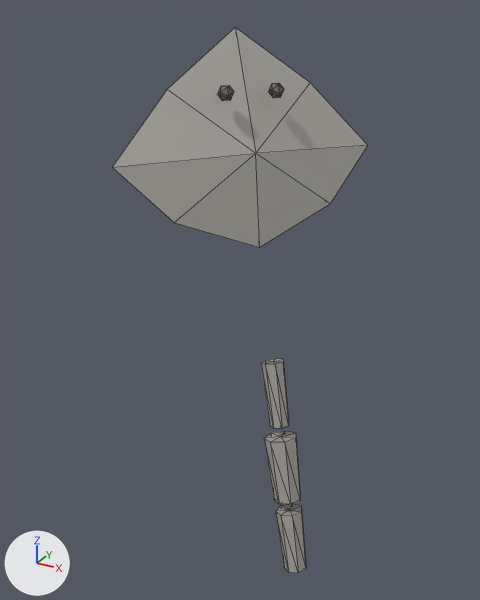
Before and after pictures for a commit that changed the glTF model public/studio/v2.15.0/d_stingray/model.glb.
The view is the same before and after, from a camera (50 mm lens) standing at (19.6, -36.8, 8.4) and looking at (-0.3, -0.7, -9.6). Every picture has the same lights, and +X, +Y and +Z are marked at lower left. The older version comes first. Mesh edges are drawn as thin lines. Where no turn or scale is listed for an object, it has been applied to the vertices.

Before the edit, the objects in view are built like this:
```python
me_geometry_2 = bpy.data.meshes.new('geometry_2')
me_geometry_2.from_pydata(...)  # 16 vertices, 28 faces; spans x 3.3..6.18, y -5.09..-2.35, z -21.85..-17.14
me_geometry_2.materials.append(mat_defaultmaterial_002)
me_geometry_3 = bpy.data.meshes.new('geometry_3')
me_geometry_3.from_pydata(...)  # 16 vertices, 28 faces; spans x 4.68..7.2, y -5.88..-3.51, z -26.44..-22.05
me_geometry_3.materials.append(mat_defaultmaterial_003)
me_geometry_4 = bpy.data.meshes.new('geometry_4')
me_geometry_4.from_pydata(...)  # 16 vertices, 28 faces; spans x 2.44..4.77, y -3.92..-1.76, z -16.89..-12.36
me_geometry_4.materials.append(mat_defaultmaterial_004)
me_geometry_5 = bpy.data.meshes.new('geometry_5')
me_geometry_5.from_pydata(...)  # 12 vertices, 20 faces; spans x 0.753..1.663, y 0.66..1.632, z 3.429..4.248
me_geometry_5.materials.append(mat_defaultmaterial_005)
me_geometry_6 = bpy.data.meshes.new('geometry_6')
me_geometry_6.from_pydata(...)  # 12 vertices, 20 faces; spans x -1.297..-0.386, y -1.919..-0.948, z 3.429..4.248
me_geometry_6.materials.append(mat_defaultmaterial_006)
ob_part2 = bpy.data.objects.new('part2', me_geometry_2)
ob_part2.location = (0.0, 0.0, 0.0)
ob_part3 = bpy.data.objects.new('part3', me_geometry_3)
ob_part3.location = (0.0, 0.0, 0.0)
ob_part4 = bpy.data.objects.new('part4', me_geometry_4)
ob_part4.location = (0.0, 0.0, 0.0)
ob_part5 = bpy.data.objects.new('part5', me_geometry_5)
ob_part5.location = (0.0, 0.0, 0.0)
ob_part6 = bpy.data.objects.new('part6', me_geometry_6)
ob_part6.location = (0.0, 0.0, 0.0)
# also in view: 'part0' at (0.0, 0.0, 0.9)
```
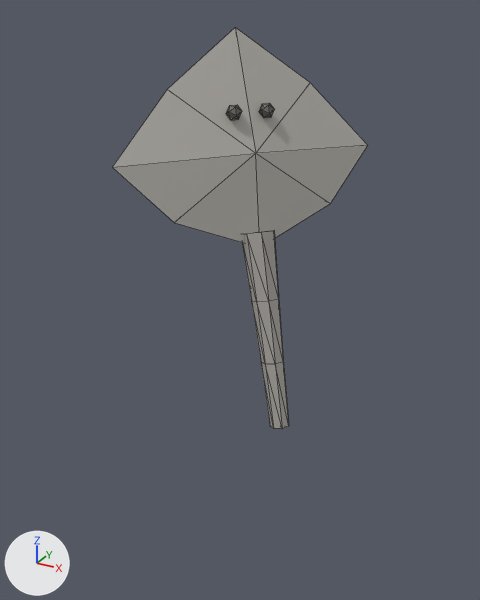
Boxes (x1, y1, x2, y2) around the edits, measured in the pictures (480 x 600 px):
'part2', moved
    before: (264, 431, 300, 504)
    after: (242, 230, 279, 302)
'part3', moved
    before: (276, 504, 306, 573)
    after: (252, 299, 283, 364)
'part6', moved
    before: (218, 85, 234, 101)
    after: (226, 105, 242, 120)
'part5', moved
    before: (268, 83, 284, 98)
    after: (259, 103, 275, 118)

The change, as a list of edits to the scene's bpy script:
```text
Change me_geometry_2:
    used by ob_part2; location = (0.0, 0.0, 0.0)
    remove me_geometry_2.from_pydata(...)  # 16 vertices, 28 faces; spans x 3.3..6.18, y -5.09..-2.35, z -21.85..-17.14
    add me_geometry_2.from_pydata(...)  # 16 vertices, 28 faces; spans x 0.17..3.05, y -2.6..0.14, z -8.96..-4.25
    me_geometry_2 part 1: the whole mesh is moved by (-3.13, 2.49, 12.89)
Change me_geometry_3:
    used by ob_part3; location = (0.0, 0.0, 0.0)
    remove me_geometry_3.from_pydata(...)  # 16 vertices, 28 faces; spans x 4.68..7.2, y -5.88..-3.51, z -26.44..-22.05
    add me_geometry_3.from_pydata(...)  # 16 vertices, 28 faces; spans x 1.35..3.87, y -3.23..-0.85, z -12.81..-8.42
    me_geometry_3 part 2: the whole mesh is moved by (-3.33, 2.65, 13.63)
Change me_geometry_5:
    used by ob_part5; location = (0.0, 0.0, 0.0)
    remove me_geometry_5.from_pydata(...)  # 12 vertices, 20 faces; spans x 0.753..1.663, y 0.66..1.632, z 3.429..4.248
    add me_geometry_5.from_pydata(...)  # 12 vertices, 20 faces; spans x 0.313..1.223, y 0.285..1.256, z 2.266..3.086
    me_geometry_5 part 3: the whole mesh is moved by (-0.44, -0.375, -1.162)
Change me_geometry_6:
    used by ob_part6; location = (0.0, 0.0, 0.0)
    remove me_geometry_6.from_pydata(...)  # 12 vertices, 20 faces; spans x -1.297..-0.386, y -1.919..-0.948, z 3.429..4.248
    add me_geometry_6.from_pydata(...)  # 12 vertices, 20 faces; spans x -1.031..-0.12, y -1.406..-0.435, z 2.266..3.086
    me_geometry_6 part 4: the whole mesh is moved by (0.266, 0.513, -1.162)
```
